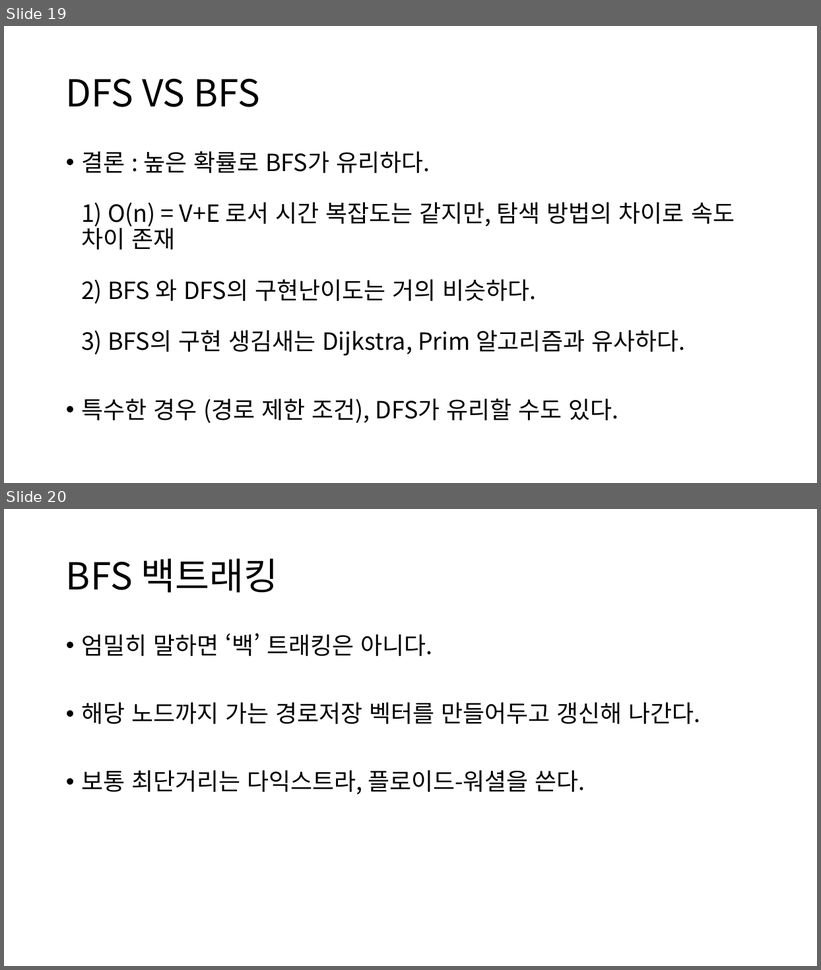
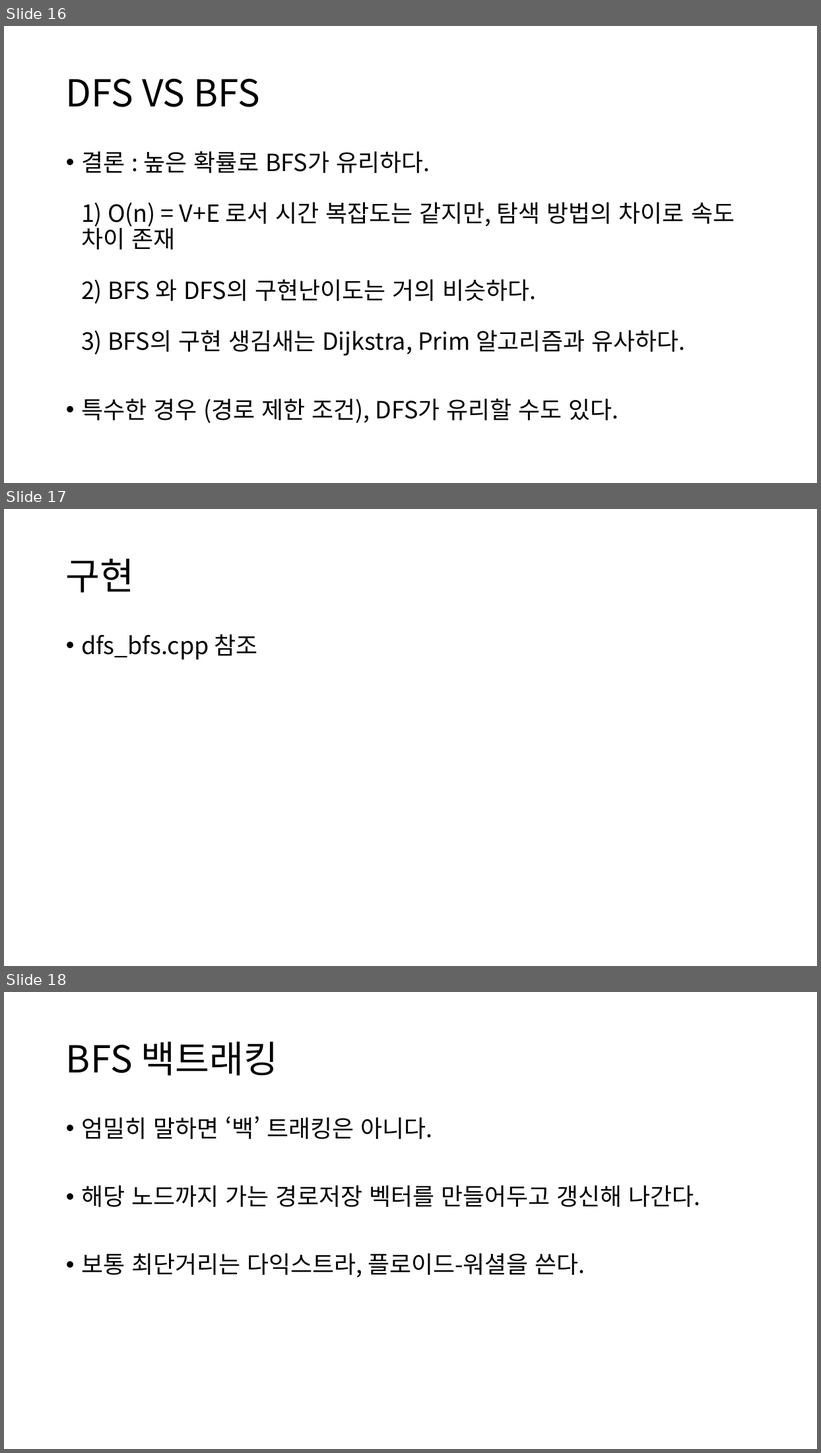
Before and after one commit to quizoverflow/2023_Algorithm_Study, a slide deck: fourth_week/4주차_그래프탐색.pptx. Shown one above the other, each under a label of ours: slides 19 and 20 before the commit, slides 16, 17 and 18 after it. The pictures are 821x970 and 821x1453 pixels, drawn with LibreOffice and Linux fonts; fonts in the diff are those of the drawing. Boxes give left, top, right and bottom in pixels: in the first picture for what was removed or moved away, otherwise in the second. Text is boxed around its words. In the diff, an @@ line names an element or a change of style, - is before the commit and + after.

```diff
--- a/fourth_week/4주차_그래프탐색.pptx
+++ b/fourth_week/4주차_그래프탐색.pptx
@@ slide 17 added at [4,509,817,966], background #FFFFFF @@
@@ title added at [66,559,135,593], 44 pt, text #000000 @@
+구현
@@ text added at [81,634,257,660], 28 pt, text #000000 @@
+• dfs_bfs.cpp 참조
@@ what was slide 19 is now slide 16 @@
@@ what was slide 20 is now slide 18 @@
```
Also in this commit, not shown: 2 slides changed, 3 slides removed, 2 other files.
